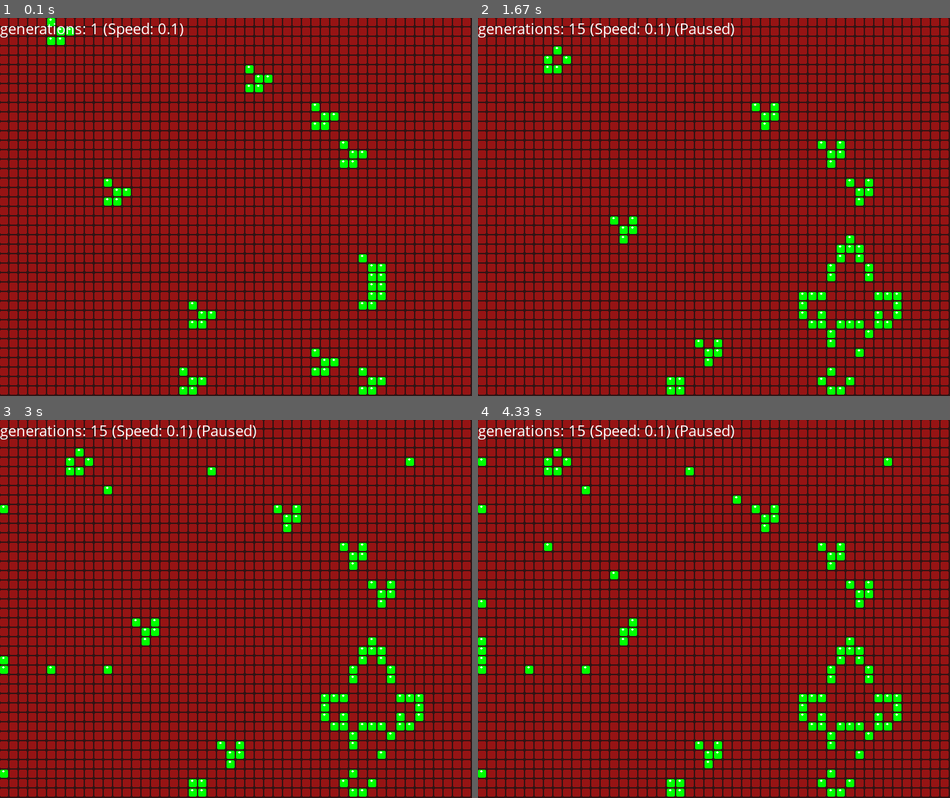
Above: before the commit, frames 1-4 (two rows, left to right).
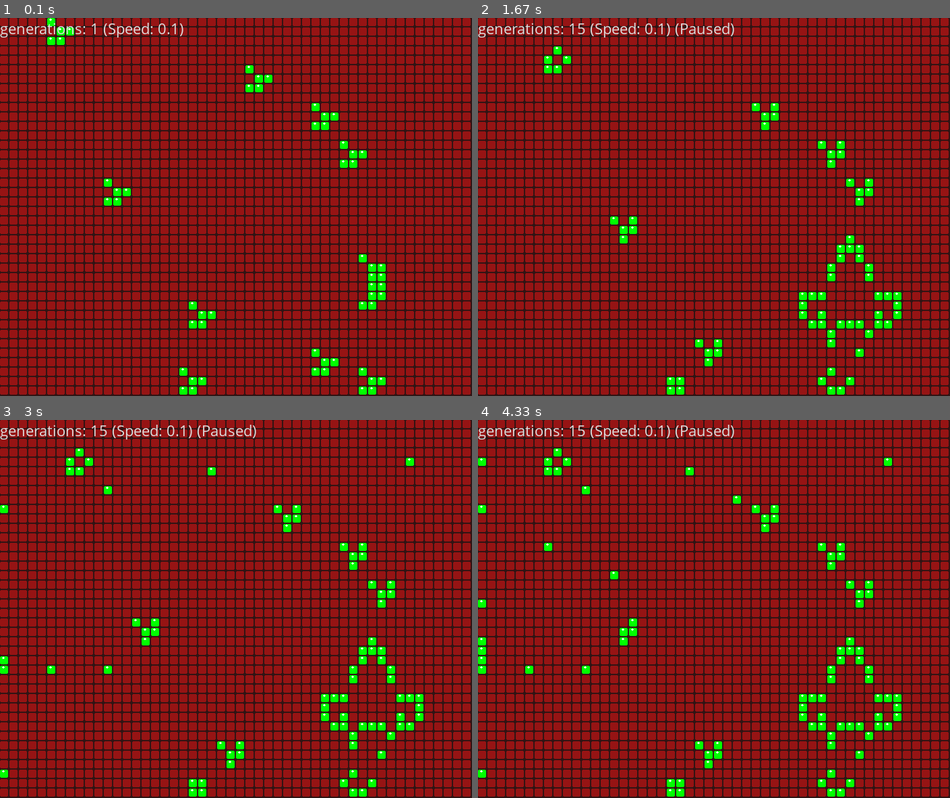
Above: after the commit, the same moments.

Repository: maux96/life_game_python
Game: pygame game, started from src/main.py
The game is run twice, just before and just after one commit, with the same random seed, the same clock (stepped at 60 frames per second) and the same inputs.
Inputs (mouse positions are in pixels of both pictures, inside the frame that each line leads up to):
- Up to frame 1 (0.1 s): no input
- Up to frame 2 (1.67 s): press the mouse at (482, 392) at 0.37 s; move the mouse to (525, 271) at 0.47 s; release the mouse at (567, 150) at 0.6 s; press the mouse at (482, 59) at 0.7 s; move the mouse to (553, 67) at 0.8 s; release the mouse at (619, 70) at 0.93 s; tap Space at 1.5 s
- Up to frame 3 (3 s): press the mouse at (4, 669) at 1.87 s; move the mouse to (51, 669) at 1.97 s; release the mouse at (103, 669) at 2.1 s; press the mouse at (4, 661) at 2.2 s; move the mouse to (207, 563) at 2.3 s; release the mouse at (410, 465) at 2.43 s; press the mouse at (4, 510) at 2.53 s; move the mouse to (108, 488) at 2.63 s; release the mouse at (212, 469) at 2.77 s; press the mouse at (4, 775) at 2.87 s; move the mouse to (179, 639) at 2.97 s
- Up to frame 4 (4.33 s): release the mouse at (832, 503) at 3.1 s; press the mouse at (482, 650) at 3.2 s; move the mouse to (614, 616) at 3.3 s; release the mouse at (751, 586) at 3.43 s; press the mouse at (482, 461) at 3.53 s; move the mouse to (548, 544) at 3.63 s; release the mouse at (614, 624) at 3.77 s; press the mouse at (482, 643) at 3.87 s; move the mouse to (610, 571) at 3.97 s; release the mouse at (737, 503) at 4.1 s; press the mouse at (482, 605) at 4.2 s; move the mouse to (511, 624) at 4.3 s

The runs differ from the first frame. In frame 1, 0.2% of the frame differs, in the area x 0-39%, y 1-6%; in frame 2, 0.3%, in the area x 0-55%, y 1-6%; in frame 3, 0.3%; in frame 4, 0.3%.

Commit message:
Change colors.

Diff:
--- a/src/main.py
+++ b/src/main.py
@@ -12,19 +12,39 @@
 sizey=40
 cellsize=12
 gap=2
+bg_color=(50,20,20)
+life_color=(0, 255, 0)
+dead_color=(150, 20, 20)
+text_color=(220,220,220)
+rounded=True
+
 def config():
-    global sizex, sizey,cellsize, gap
-    for i in range(len(argv)):
+    global sizex, sizey,cellsize, gap,bg_color, dead_color,life_color, rounded, text_color
+    i=0
+    while i<len(argv):
         current = argv[i]
-        if current == '--sizex':
+        if current == '--size-x':
             sizex=int(argv[i+1])
-        elif current == '--sizey':
+        elif current == '--size-y':
             sizey=int(argv[i+1])
-        elif current == '--cellsize':
+        elif current == '--cell-size':
             cellsize=int(argv[i+1])
         elif current == '--gap':
             gap=int(argv[i+1])
-
+        elif current == '--bg-color':
+            bg_color=tuple(map(int,argv[i+1].split(",")))
+        elif current == '--dead-color':
+            dead_color=tuple(map(int,argv[i+1].split(",")))
+        elif current == '--life-color':
+            life_color=tuple(map(int,argv[i+1].split(",")))
+        elif current == '--text-color':
+            text_color=tuple(map(int,argv[i+1].split(",")))
+        elif current == '--not-rounded':
+            rounded=False
+        elif current == '--help':
+            print_help()
+            exit()
+        i+=1
 def main():
 
     config()
@@ -50,7 +70,14 @@
 
 
     #console_loop(life_game)
-    asyncio.run(pygame_main(life_game,size=cellsize, gap=gap))
+    asyncio.run(pygame_main(life_game,size=cellsize, gap=gap,
+                            bg_color=bg_color,
+                            dead_color=dead_color,
+                            life_color=life_color,
+                            text_color=text_color,
+                            rounded=rounded
+                            )
+                )
 
 
 
@@ -66,6 +93,27 @@
     for row in board:
         print(" ".join(map(lambda x:str(x.value),row)))
 
+def print_help():
+    print("""
+The total number of rows, columns, cell size, gap, background color,
+dead cells color, life cells color and if the cell is not rounded can
+be changed using the parameters as following:
+
+python src/main.py --size-x n1\\
+                   --size-y n2\\
+                   --cell-size n3\\
+                   --gap n4\\
+                   --bg-color red_bg,green_bg,blue_bg\\
+                   --dead-color red_dead,green_dead,blue_dead\\
+                   --life-color red_life,green_life,blue_life\\
+                   --text-color red_text,green_text,blue_text\\
+                   --not-rounded
+
+where `n1,n1,n3,n4` and the `[color]_[type]` are integers.
+
+You can use `--help` to display this help.
+""")
+
 
 if __name__=="__main__":
     main()
--- a/src/pygame_rendering.py
+++ b/src/pygame_rendering.py
@@ -9,28 +9,26 @@
     def __init__(self, x, y, life_game: LifeGame):
         self.x = x
         self.y = y
-        self.size =SIZE
-        self.gap =GAP
         self.life_game= life_game
         self.last_click = 0
 
     def draw(self, screen):
         is_dead = self.life_game._board[self.x][self.y]==Cell.DEAD
         if is_dead:
-            color = (150, 20, 20)
+            color =DEAD_COLOR
         else:
-            color = (0, 255, 0)
+            color =LIFE_COLOR
 
-        xx = self.x * self.size + self.x * self.gap
-        yy = self.y*self.size+self.y*self.gap
-        pygame.draw.rect(screen, color, (xx,yy,self.size, self.size),
-                         border_radius=2)
-        if not is_dead:
-            pygame.draw.ellipse(screen,(255,255,255),pygame.Rect(xx+3,yy+1,self.size/3,3))
+        xx = self.x * SIZE + self.x * GAP
+        yy = self.y*SIZE+self.y*GAP
+        pygame.draw.rect(screen, color, (xx,yy,SIZE, SIZE),
+                         border_radius=2 if ROUNDED else 0)
+        if ROUNDED and not is_dead  :
+            pygame.draw.ellipse(screen,(255,255,255),pygame.Rect(xx+3,yy+1,SIZE/3,3))
 
     def is_clicked(self, mouse_x, mouse_y):
-        if (self.x*self.size+ self.x * self.gap < mouse_x < (self.x+1)*self.size + self.x * self.gap) and\
-            (self.y*self.size+ self.y * self.gap < mouse_y < (self.y+1)*self.size+ self.y * self.gap ):
+        if (self.x*SIZE+ self.x * GAP < mouse_x < (self.x+1)*SIZE + self.x * GAP) and\
+            (self.y*SIZE+ self.y * GAP < mouse_y < (self.y+1)*SIZE+ self.y * GAP ):
             return True
         return False
 
@@ -45,13 +43,24 @@
                                                           else Cell.LIFE
 
 
-async def pygame_main(life_game, size=12, gap=3):
+async def pygame_main(life_game, size=12, gap=3,
+                      bg_color=(50,20,20),
+                      life_color=(0, 255, 0),
+                      dead_color=(150, 20, 20),
+                      text_color=(220,220,220),
+                      rounded=True):
+
     xs =life_game._width
     ys =life_game._height
 
-    global SIZE, GAP
+    global SIZE, GAP, BG_COLOR, LIFE_COLOR, DEAD_COLOR, ROUNDED, TEXT_COLOR
     SIZE = size
     GAP= gap
+    BG_COLOR=bg_color
+    LIFE_COLOR=life_color
+    DEAD_COLOR=dead_color
+    TEXT_COLOR=text_color
+    ROUNDED=rounded
 
     screen = init_pygame_and_get_screen(xs, ys)
 
@@ -136,12 +145,12 @@
 def draw_current_status(screen):
     font = pygame.font.SysFont('Comic Sans MS', 24)
     content = f"generations: {str(gen_passed)} (Speed: {TIME}) {'(Paused)' if paused else ''}"
-    text = font.render(content, True, (255, 255, 255))
+    text = font.render(content, True, TEXT_COLOR)
     screen.blit(text,(0,0))
     pass
 
 def draw_cells(cells, screen: pygame.Surface):
-    screen.fill((50,20,20))
+    screen.fill(BG_COLOR)
     for row in cells:
         for cell in row:
             cell.draw(screen)
Not shown, changed: README.md
